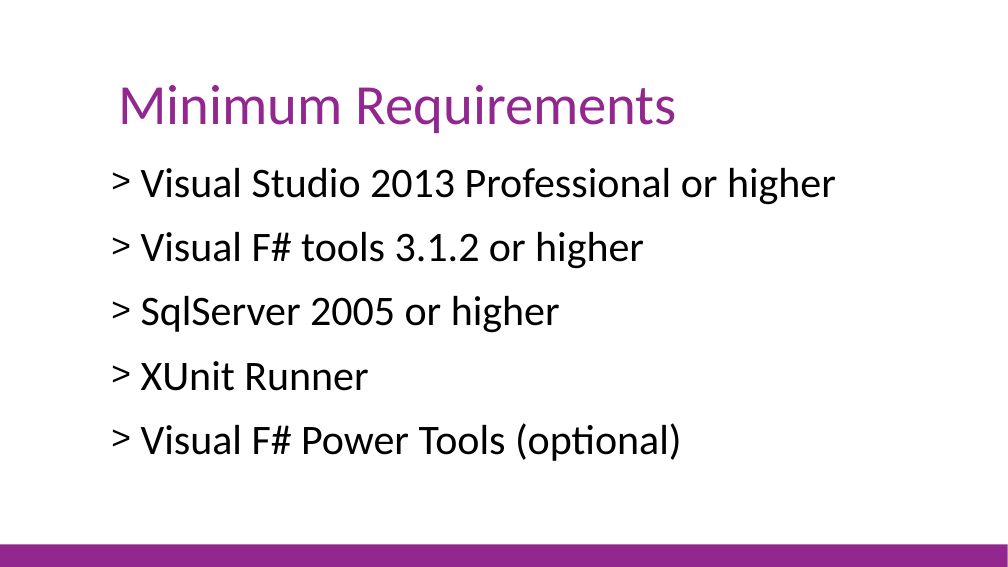
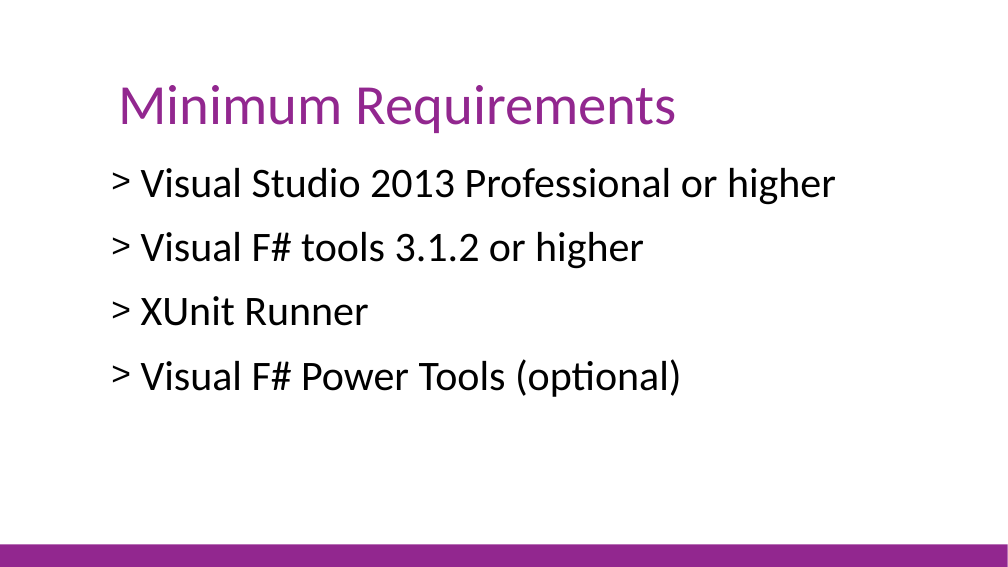
Before and after one commit to jorgef/fsharpworkshop, a slide deck: slide 5 of FSharpWorkshop_Slides.pptx. Drawn at 1008x567 pixels with LibreOffice and Linux fonts; fonts in the diff are those of the drawing. Boxes give left, top, right and bottom in pixels: in the first picture for what was removed or moved away, otherwise in the second. Text is boxed around its words. In the diff, an @@ line names an element or a change of style, - is before the commit and + after.

```diff
--- a/FSharpWorkshop_Slides.pptx
+++ b/FSharpWorkshop_Slides.pptx
@@ text at [141,296,560,333]: paragraph removed @@
-> SqlServer 2005 or higher
```
Also in this commit, not shown: 11 other slides changed, 22 other files.
